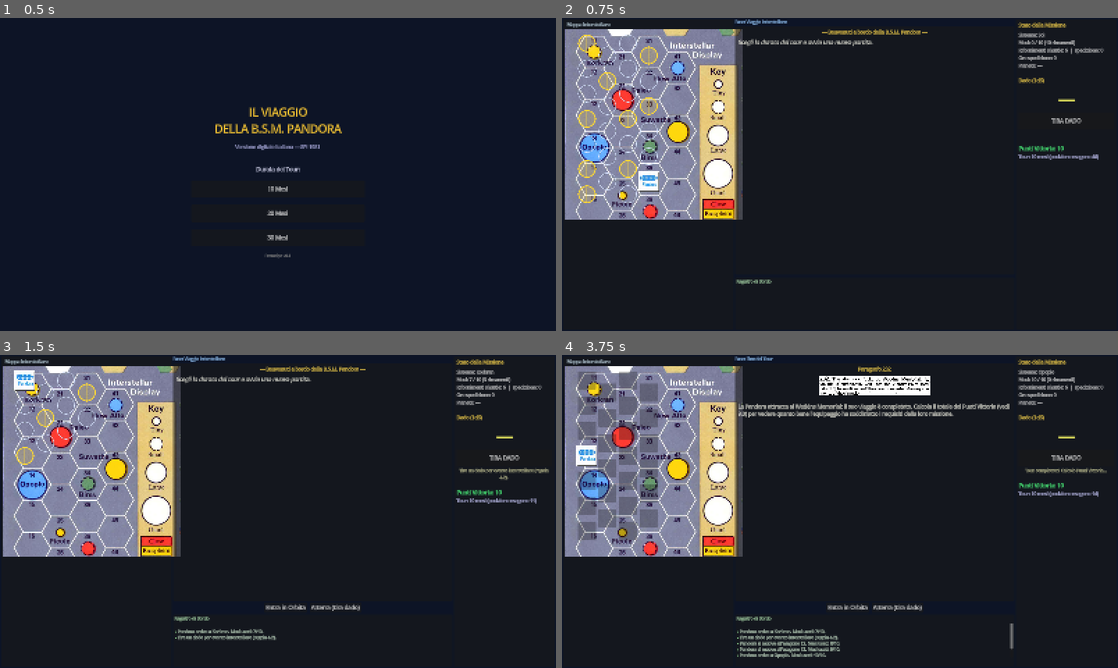
Above: before the commit, frames 1-4 (two rows, left to right).
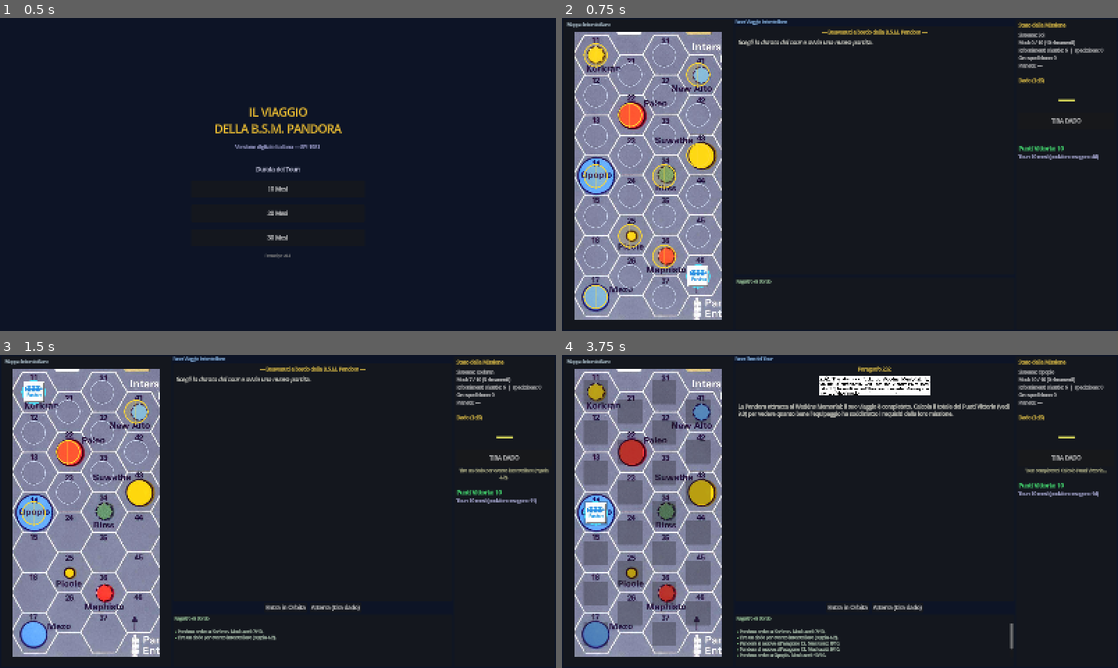
Above: after the commit, the same moments.

Repository: Tannoiser2/voyage-of-BSM-Pandora
Game: Godot game, scene res://scenes/Main.tscn
Same seed, same stepped clock (60 frames per second), same inputs: the game is played once before the commit and once after it.
Inputs (mouse positions are in pixels of both pictures, inside the frame that each line leads up to; where the layout moved, square brackets give the same spot in the first picture):
- Up to frame 1 (0.5 s): no input
- Up to frame 2 (0.75 s): click "10 Mesi" at 0.5 s
- Up to frame 3 (1.5 s): click (33, 392) [27, 380] at 1.25 s
- Up to frame 4 (3.75 s): click (595, 433) [589, 405] at 2 s; click (595, 473) [589, 430] at 2.75 s; click (595, 514) [589, 455] at 3.5 s

Frame 1 is identical in both runs. In frame 2, 21% of the frame differs, in the area x 0-33%, y 3-97%; in frame 3, 21%; in frame 4, 23%.

Commit message:
Allinea la mappa interstellare all'immagine originale
- Ricalibrata la regione di ritaglio e i parametri di griglia esagonale
  (base_x/base_y/dx/dy/even_offset) misurando i centri reali dei cerchi
  dei sistemi stellari sulla Voyage Map.jpg: ora i pulsanti esagono e il
  marker Pandora cadono esattamente sugli esagoni originali
- Corretto l'esagono di Picole (25, non 16) come da mappa
- Pulsanti esagono ingranditi (70px) per la nuova scala

Diff:
--- a/godot/data/interstellar.json
+++ b/godot/data/interstellar.json
@@ -13,8 +13,8 @@
       "planet_para": {"10": "085", "20": "094", "30": "104"}
     },
     "Picole": {
-      "hex": 16,
-      "x": 80, "y": 585,
+      "hex": 25,
+      "x": 160, "y": 585,
       "planets": ["Picole"],
       "planet_para": {"10": "086", "20": "095", "30": "105"}
     },
--- a/godot/scripts/GameScreen.gd
+++ b/godot/scripts/GameScreen.gd
@@ -12,13 +12,14 @@
 var current_para_num: int = 0
 
 # Overlay della mappa interstellare reale (Voyage Map.jpg)
-const INTER_REGION := Rect2(0, 1335, 510, 545)
-const INTER_SCALE := 0.94
-const INTER_OFFSET := Vector2(6, 30)
-const GRID_BASE := Vector2(66, 1376)   # centro esagono 11 in pixel mappa
-const GRID_DX := 63.0
-const GRID_DY := 77.0
-const GRID_EVEN_OFFSET := 38.0
+# Coordinate ricavate per calibrazione dai cerchi dei sistemi stellari sull'originale.
+const INTER_REGION := Rect2(34, 1346, 336, 656)
+const INTER_SCALE := 1.26
+const INTER_OFFSET := Vector2(33, 36)
+const GRID_BASE := Vector2(82, 1399)   # centro esagono 11 in pixel mappa
+const GRID_DX := 78.0
+const GRID_DY := 92.0
+const GRID_EVEN_OFFSET := 45.0
 
 func _ready() -> void:
 	_build_ui()
@@ -350,9 +351,9 @@
 
 			var btn := Button.new()
 			btn.name = "Hex_%d" % hex_id
-			btn.custom_minimum_size = Vector2(52, 52)
-			btn.size = Vector2(52, 52)
-			btn.position = pos - Vector2(26, 26)
+			btn.custom_minimum_size = Vector2(70, 70)
+			btn.size = Vector2(70, 70)
+			btn.position = pos - Vector2(35, 35)
 			btn.pressed.connect(_on_hex_clicked.bind(hex_id))
 			var sys_name := GameData.get_planet_for_hex(hex_id)
 			btn.tooltip_text = sys_name if sys_name != "" else "Esagono %d" % hex_id
@@ -549,7 +550,7 @@
 
 			var sb := StyleBoxFlat.new()
 			sb.bg_color = Color(0, 0, 0, 0)
-			sb.set_corner_radius_all(26)
+			sb.set_corner_radius_all(35)
 			sb.set_border_width_all(3)
 			sb.border_color = Color(1, 1, 1, 0)  # invisibile di default
 
